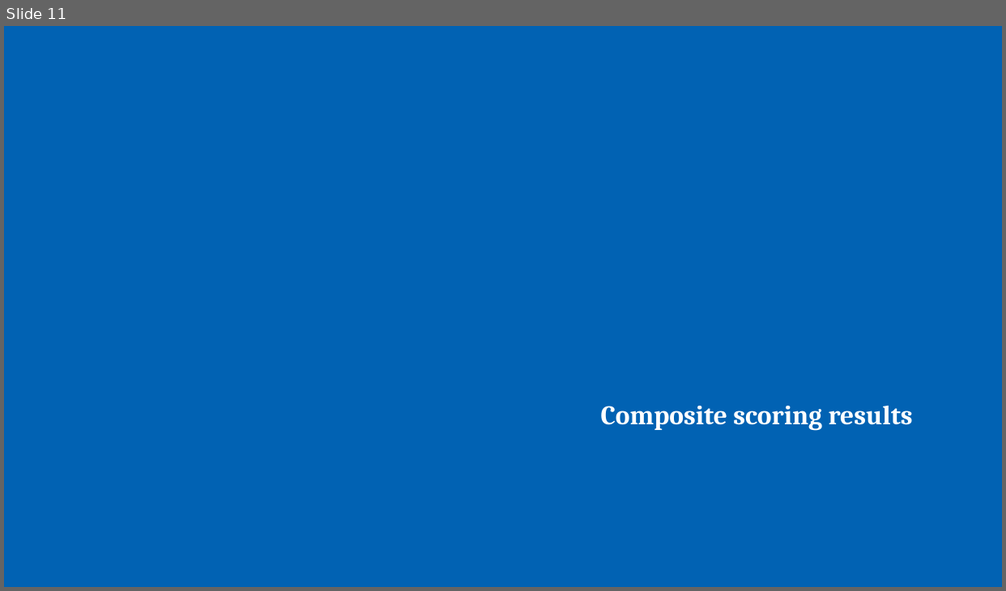
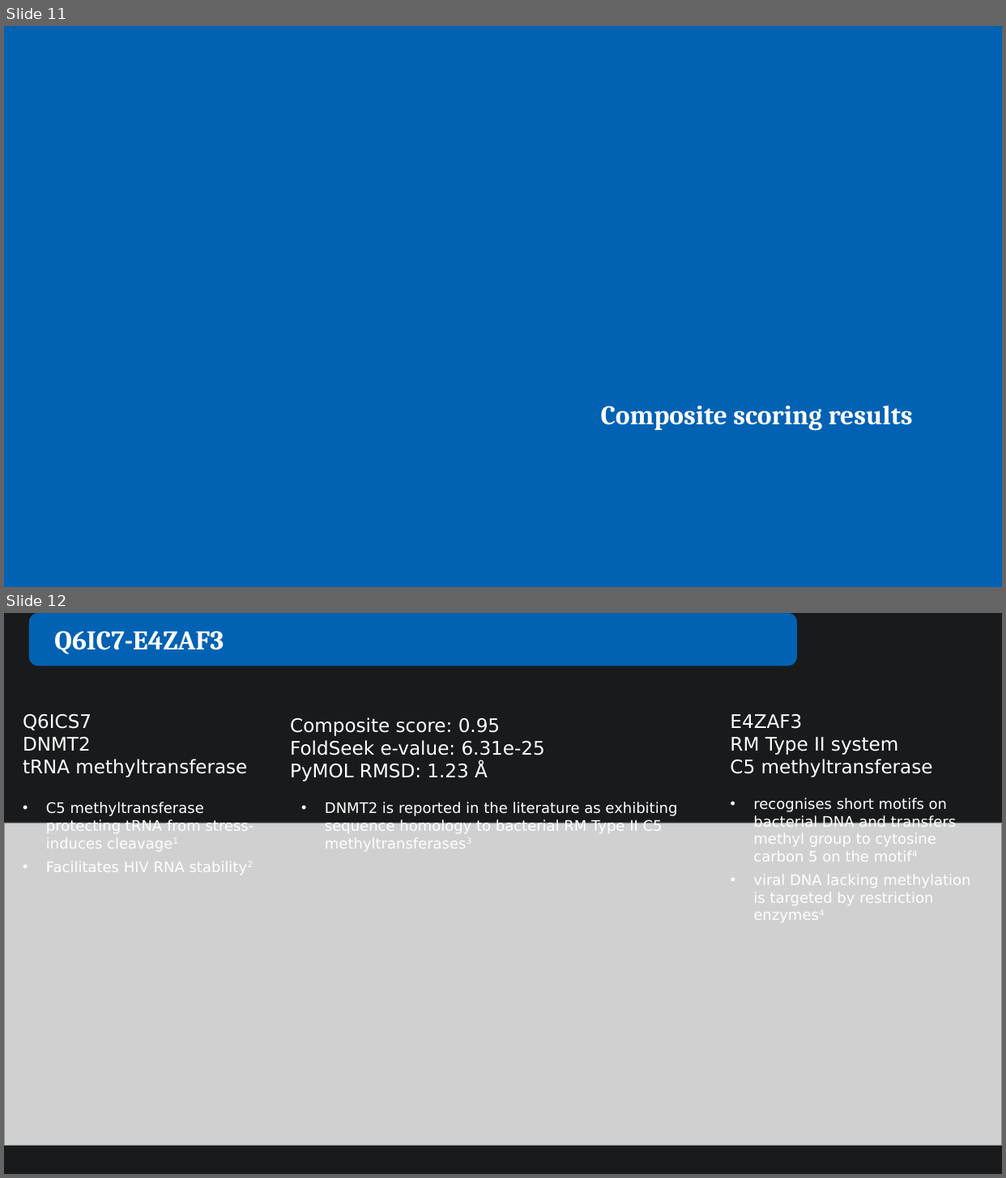
Before and after one commit to juliandeanmoran/BISSH, a slide deck: reports/2026-08-28_projectUpdate_3/2026-08-28_projectUpdate_3_jmoran.pptx. Shown one above the other, each under a label of ours: slide 11 before the commit, slides 11 and 12 after it. The pictures are 1006x591 and 1006x1178 pixels, drawn with LibreOffice and Linux fonts; fonts in the diff are those of the drawing; grey boxes stand for pictures. Boxes give left, top, right and bottom in pixels: in the first picture for what was removed or moved away, otherwise in the second. Text is boxed around its words. In the diff, an @@ line names an element or a change of style, - is before the commit and + after.

Commit message:
Added slide about top structural homology hits.

```diff
--- a/reports/2026-08-28_projectUpdate_3/2026-08-28_projectUpdate_3_jmoran.pptx
+++ b/reports/2026-08-28_projectUpdate_3/2026-08-28_projectUpdate_3_jmoran.pptx
@@ slide 12 added at (4,613,1002,1174), background #181A1B @@
@@ rounded rectangle added at (29,614,796,666), fill #0162B3, outline #0162B3 1.5 pt @@
@@ text added at (54,631,224,654), 26 pt, text #FFFFFF, bold @@
+Q6IC7-E4ZAF3
@@ group added at (4,714,1002,1145): 3 texts, 1 picture @@
+Q6ICS7
+DNMT2
+tRNA methyltransferase
+E4ZAF3
+RM Type II system
+C5 methyltransferase
+Composite score: 0.95
+FoldSeek e-value: 6.31e-25
+PyMOL RMSD: 1.23 Å
@@ text added at (46,802,254,872), 14 pt, text #FFFFFF @@
+• C5 methyltransferase protecting tRNA from stress-induces cleavage1
+• Facilitates HIV RNA stability2
@@ text added at (325,802,677,833), 14 pt, text #FFFFFF @@
+• DNMT2 is reported in the literature as exhibiting sequence homology to bacterial RM Type II C5 methyltransferases3
@@ text added at (753,798,970,905), 14 pt, text #FFFFFF @@
+• recognises short motifs on bacterial DNA and transfers methyl group to cytosine carbon 5 on the motif4
+• viral DNA lacking methylation is targeted by restriction enzymes4
```
Also in this commit, not shown: 3 slides changed, 4 other slides added, 1 slide removed, 5 other files.
